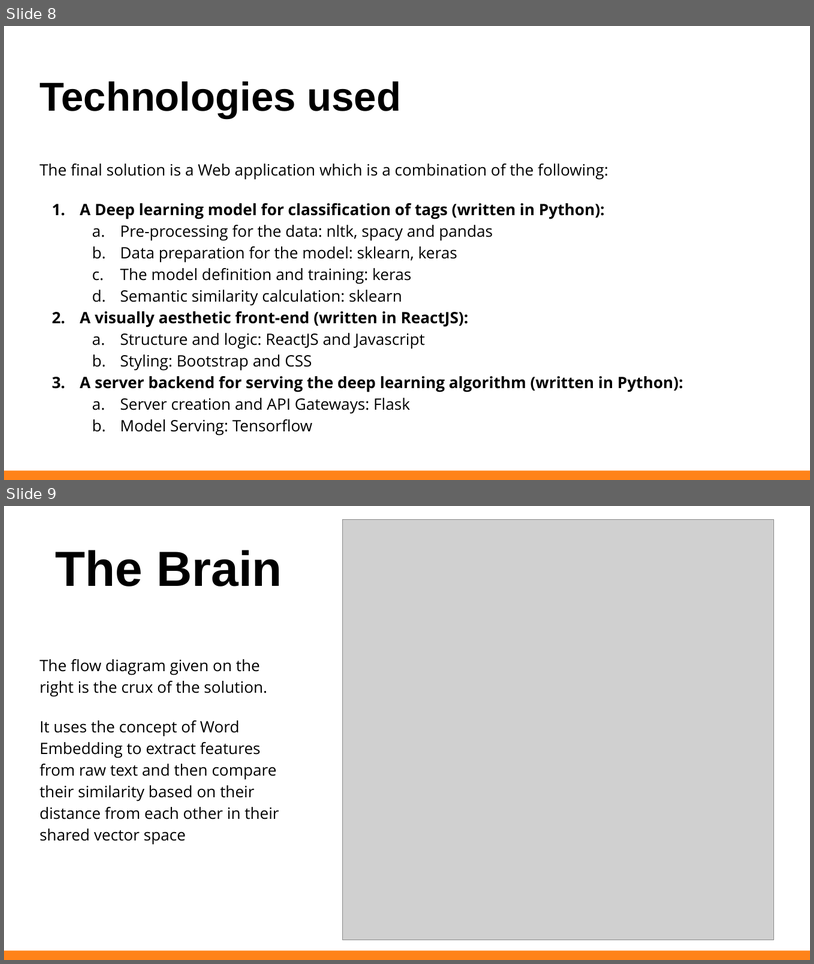
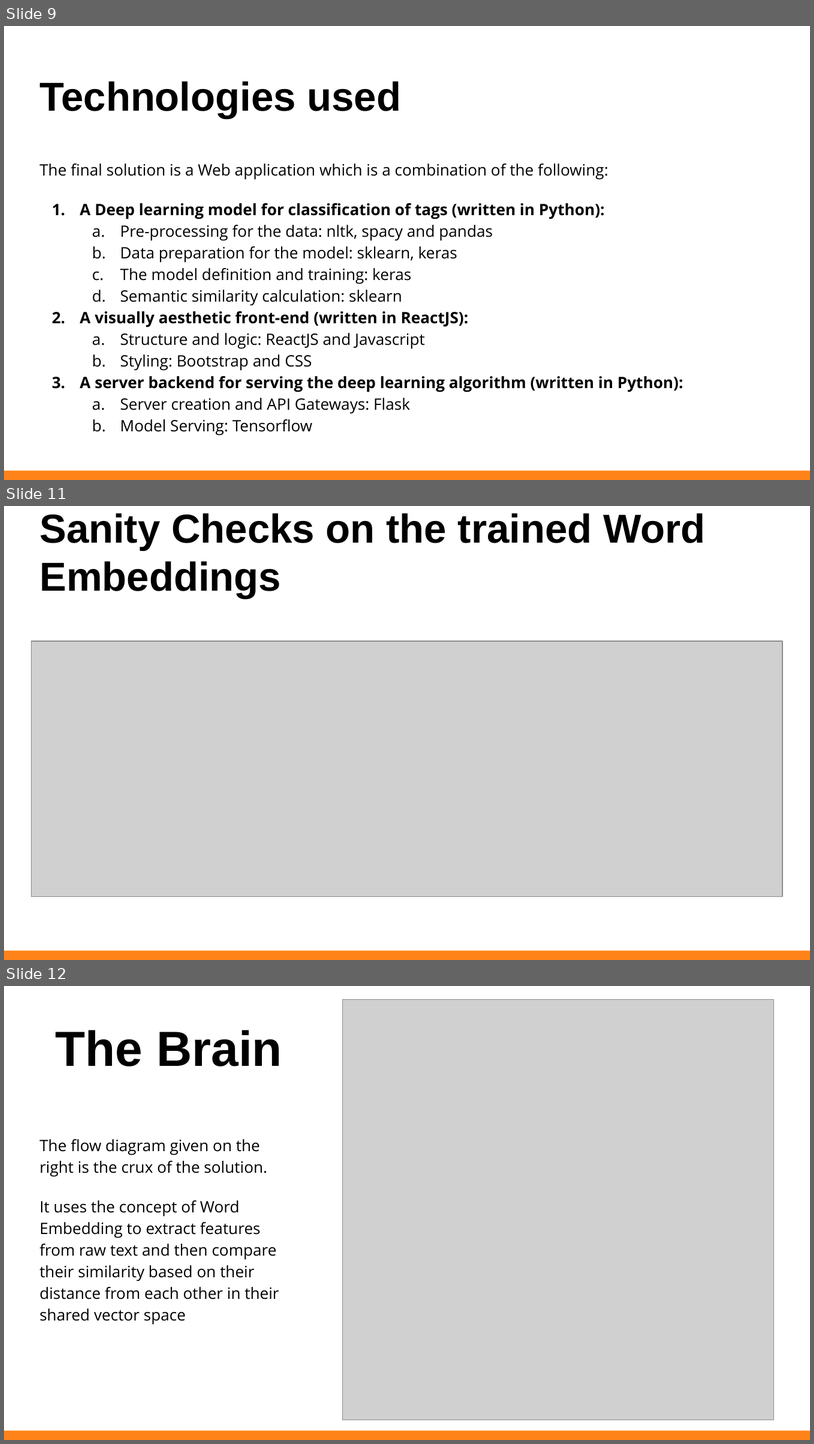
Before and after one commit to agrawal-rohit/stackoverflow-semantic-search, a slide deck: IBM Hack Presentation.pptx. Shown one above the other, each under a label of ours: slides 8 and 9 before the commit, slides 9, 11 and 12 after it; the slides between them are not shown. The pictures are 814x964 and 814x1444 pixels, drawn with LibreOffice and Linux fonts; fonts in the diff are those of the drawing; grey boxes stand for pictures. Boxes give left, top, right and bottom in pixels: in the first picture for what was removed or moved away, otherwise in the second. Text is boxed around its words. In the diff, an @@ line names an element or a change of style, - is before the commit and + after.

```diff
--- a/IBM Hack Presentation.pptx
+++ b/IBM Hack Presentation.pptx
@@ slide 11 added at bbox=[4, 506, 810, 960], background #FFFFFF; not listed: 1 template element that a slide beside it also shows @@
@@ title added at bbox=[39, 513, 705, 598], 36 pt, text #000000, bold @@
+Sanity Checks on the trained Word Embeddings
@@ picture added at bbox=[32, 640, 783, 896] @@
@@ rectangle added at bbox=[4, 951, 810, 960], fill #FF8319 @@
@@ what was slide 8 is now slide 9 @@
@@ what was slide 9 is now slide 12 @@
```
Also in this commit, not shown: 4 slides changed, 2 other slides added, 9 other files.
